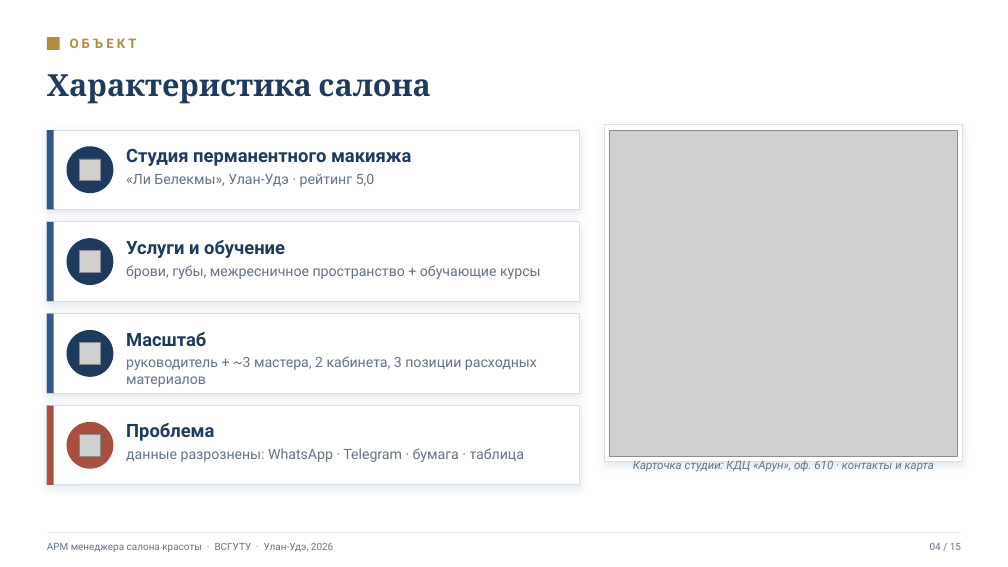
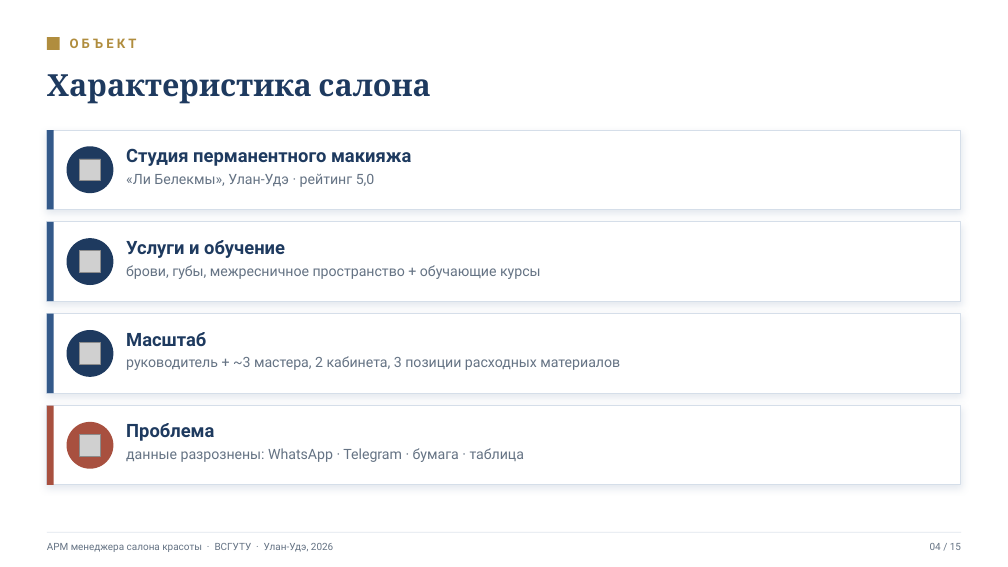
Before and after one commit to SENATOROVAI/VKR_Stats, a slide deck: slide 4 of Презентация_ВКР_АРМ_салона.pptx. Drawn at 1008x567 pixels with LibreOffice and Linux fonts; fonts in the diff are those of the drawing; grey boxes stand for pictures. Boxes give left, top, right and bottom in pixels: in the first picture for what was removed or moved away, otherwise in the second. Text is boxed around its words. In the diff, an @@ line names an element or a change of style, - is before the commit and + after.

Commit message:
презентация
презентация

```diff
--- a/Презентация_ВКР_АРМ_салона.pptx
+++ b/Презентация_ВКР_АРМ_салона.pptx
@@ rectangle: place and size @@
-rectangle at (47, 130, 580, 209)
+rectangle at (47, 130, 961, 209)
@@ rectangle removed at (605, 125, 963, 462) @@
@@ picture removed at (610, 130, 958, 457) @@
@@ rectangle: place and size @@
-rectangle at (47, 222, 580, 302)
+rectangle at (47, 222, 961, 302)
@@ rectangle: place and size @@
-rectangle at (47, 314, 580, 393)
+rectangle at (47, 314, 961, 393)
@@ text "руководитель + ~3 мастера, 2 ..." rewrapped from (126, 356, 537, 387) to (126, 356, 620, 370) @@
@@ rectangle: place and size @@
-rectangle at (47, 406, 580, 485)
+rectangle at (47, 406, 961, 485)
@@ text removed at (633, 460, 934, 472) @@
-Карточка студии: КДЦ «Арун», оф. 610 · контакты и карта
```
